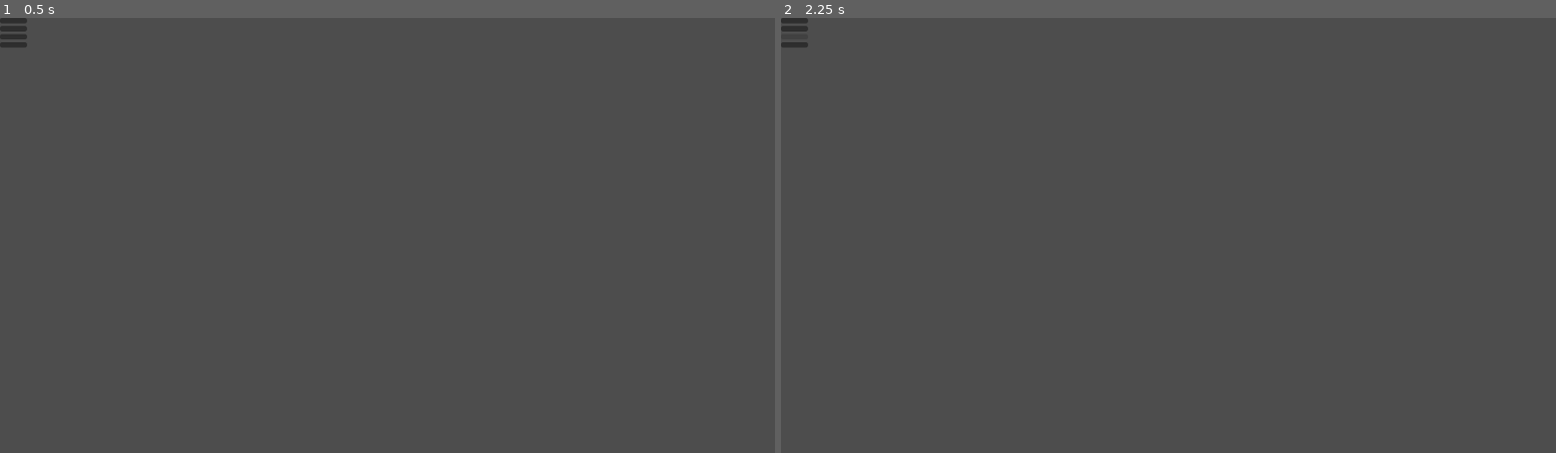
Above: before the commit, frames 1-2 (left to right).
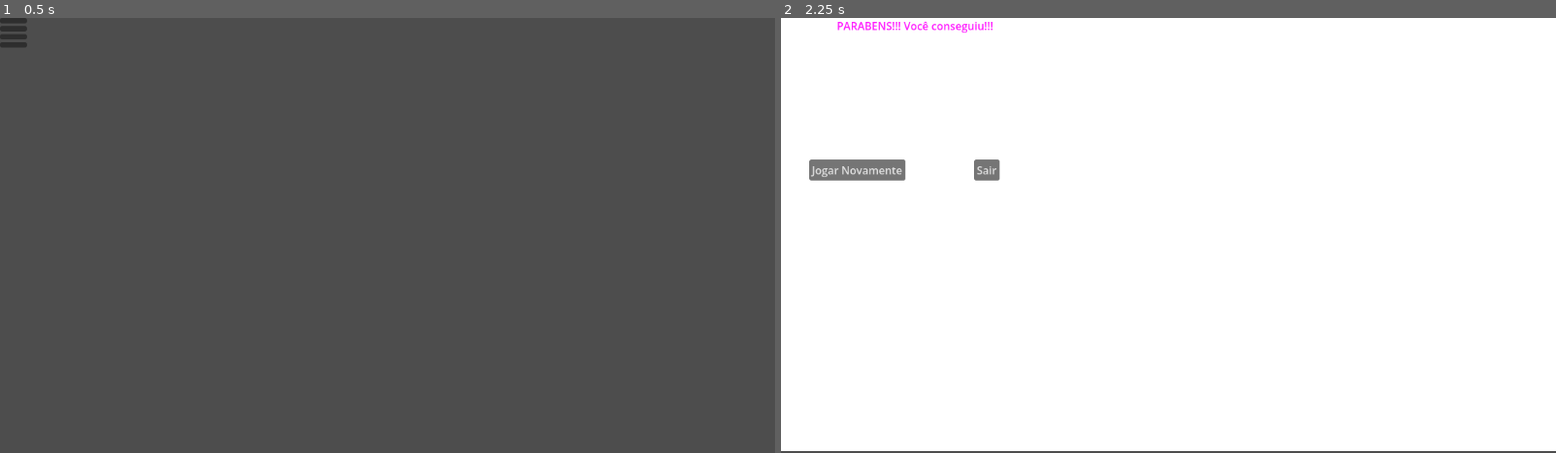
Above: after the commit, the same moments.

Repository: leomaia83/MaestroDasEmocoes
Game: Godot game, scene res://ajudas.tscn
Same seed, same stepped clock (60 frames per second), same inputs: the game is played once before the commit and once after it. This scene is started directly instead of the project's main scene.
Inputs (mouse positions are in pixels of both pictures, inside the frame that each line leads up to):
- Up to frame 1 (0.5 s): no input
- Up to frame 2 (2.25 s): click (796, 22) at 0.5 s; click (796, 26) at 1.27 s; click (796, 35) at 2.02 s

Frame 1 is identical in both runs. In frame 2, 100% of the frame differs, in the area x 0-100%, y 0-100%.

Commit message:
criação scripts novos minijogos

Diff:
--- a/Global.gd
+++ b/Global.gd
@@ -3,17 +3,18 @@
 var humor_do_dia : String = ""
 var motivo_do_humor : String = ""
 
-# Caminhos exatos das suas cenas
+# Caminhos básicos de interface
 const TELA_CHECKIN = "res://check_in_emocional.tscn"
 const TELA_CAUSAS = "res://causas_humor.tscn"
 const TELA_FEEDBACK = "res://tela_feedback.tscn"
 
-# As 5 cenas exclusivas para cada emoção
+# As 6 rotas exclusivas de minijogos (1 para cada emoção)
 const SCENE_BRAVO = "res://BotaoCalma.tscn"
 const SCENE_ASSUSTADO = "res://ritmo.tscn"
 const SCENE_TRISTE = "res://ajudas.tscn"
 const SCENE_CANSADO = "res://rotina.tscn"
 const SCENE_FELIZ = "res://memoria.tscn"
+const SCENE_ORGULHOSO = "res://termometro.tscn" # A nova emoção adicionada!
 
 const CAMINHO_LOG_CLINICO = "user://historico_emocional_terapeuta.txt"
 
@@ -23,7 +24,7 @@
 func definir_proximo_minijogo():
 	salvar_dados_no_historico()
 
-	# Faz o desvio exato baseado no botão clicado!
+	# Distribuição exata e inteligente para cada um dos 6 botões
 	match humor_do_dia:
 		"Bravo":
 			mudar_fase(SCENE_BRAVO)
@@ -35,6 +36,8 @@
 			mudar_fase(SCENE_CANSADO)
 		"Feliz", "Calmo", "Bem":
 			mudar_fase(SCENE_FELIZ)
+		"Orgulhoso":
+			mudar_fase(SCENE_ORGULHOSO)
 		_:
 			mudar_fase(SCENE_FELIZ)
 
--- /dev/null
+++ b/ajudas.gd
@@ -0,0 +1,18 @@
+extends Control
+
+# Certifique-se de ter botões chamados OpcaoAbraco, OpcaoDesenho, etc.
+@onready var container_opcoes = $VBoxContainer
+
+func _ready():
+	print("Missão de Empatia iniciada. Escolha o que pode ajudar!")
+	for botao in container_opcoes.get_children():
+		botao.pressed.connect(_on_opcao_escolhida.bind(botao.name))
+
+func _on_opcao_escolhida(nome_opcao):
+	print("A criança escolheu a solução: ", nome_opcao)
+	# Feedback visual de sucesso direto, validando a boa escolha
+	for b in container_opcoes.get_children():
+		b.disabled = true
+
+	await get_tree().create_timer(1.5).timeout
+	Global.mudar_fase(Global.TELA_FEEDBACK)
--- a/ajudas.tscn
+++ b/ajudas.tscn
@@ -1,10 +1,13 @@
 [gd_scene format=3 uid="uid://bm4f2c7q03ung"]
+
+[ext_resource type="Script" uid="uid://b7rypn5psw88p" path="res://ajudas.gd" id="1_is50i"]
 
 [node name="Ajudas" type="Control" unique_id=849480011]
 layout_mode = 3
 anchors_preset = 0
 offset_right = 40.0
 offset_bottom = 40.0
+script = ExtResource("1_is50i")
 
 [node name="TextureRect" type="TextureRect" parent="." unique_id=1316125654]
 layout_mode = 0
--- /dev/null
+++ b/memoria.gd
@@ -0,0 +1,46 @@
+extends Control
+
+@onready var grid_cartas = $GridContainer
+
+var primeira_carta : Button = null
+var segunda_carta : Button = null
+var pares_encontrados : int = 0
+const TOTAL_PARES : int = 4
+
+func _ready():
+	print("Jogo da Memória dos Sentimentos Iniciado.")
+	# Atribui o clique para todas as cartas no GridContainer
+	for carta in grid_cartas.get_children():
+		carta.pressed.connect(_on_carta_pressed.bind(carta))
+
+func _on_carta_pressed(carta: Button):
+	if primeira_carta == null:
+		primeira_carta = carta
+		carta.disabled = true # Revela a primeira
+	elif segunda_carta == null:
+		segunda_carta = carta
+		carta.disabled = true # Revela a segunda
+		_verificar_par()
+
+func _verificar_par():
+	# Usamos o prefixo do nome do botão na árvore para checar o par (Ex: "Feliz_1" e "Feliz_2")
+	var id1 = primeira_carta.name.split("_")[0]
+	var id2 = segunda_carta.name.split("_")[0]
+
+	if id1 == id2:
+		pares_encontrados += 1
+		primeira_carta.modulate = Color(0,1,0)
+		segunda_carta.modulate = Color(0,1,0)
+		primeira_carta = null
+		segunda_carta = null
+
+		if pares_encontrados >= TOTAL_PARES:
+			await get_tree().create_timer(1.0).timeout
+			Global.mudar_fase(Global.TELA_FEEDBACK)
+	else:
+		# Se errou, vira as cartas de volta escondendo-as
+		await get_tree().create_timer(1.0).timeout
+		primeira_carta.disabled = false
+		segunda_carta.disabled = false
+		primeira_carta = null
+		segunda_carta = null
--- a/memoria.tscn
+++ b/memoria.tscn
@@ -1,10 +1,13 @@
 [gd_scene format=3 uid="uid://bnjvij804w36n"]
+
+[ext_resource type="Script" uid="uid://bquqr2nl3126r" path="res://memoria.gd" id="1_ksueo"]
 
 [node name="Memoria" type="Control" unique_id=2105226285]
 layout_mode = 3
 anchors_preset = 0
 offset_right = 40.0
 offset_bottom = 40.0
+script = ExtResource("1_ksueo")
 
 [node name="GridContainer" type="GridContainer" parent="." unique_id=464133061]
 layout_mode = 0
--- /dev/null
+++ b/ritmo.gd
@@ -0,0 +1,34 @@
+extends Control
+
+@onready var container_botoes = $HBoxContainer
+@onready var timer_ritmo = $TempoRitmo
+
+var sequencia_botoes : Array = []
+var botao_ativo_atual : Button = null
+var acertos_necessarios : int = 4
+var total_acertos : int = 0
+
+func _ready():
+	sequencia_botoes = container_botoes.get_children()
+	for b in sequencia_botoes:
+		b.pressed.connect(_on_click.bind(b))
+		b.modulate = Color(0.6, 0.6, 0.6)
+	timer_ritmo.wait_time = 1.2
+	timer_ritmo.timeout.connect(alternar)
+	timer_ritmo.start()
+	alternar()
+
+func alternar():
+	if botao_ativo_atual != null:
+		botao_ativo_atual.modulate = Color(0.6, 0.6, 0.6)
+	botao_ativo_atual = sequencia_botoes.pick_random()
+	botao_ativo_atual.modulate = Color(1.5, 1.5, 1.5)
+
+func _on_click(b: Button):
+	if b == botao_ativo_atual:
+		total_acertos += 1
+		b.modulate = Color(0.0, 1.5, 0.0)
+		if total_acertos >= acertos_necessarios:
+			timer_ritmo.stop()
+			await get_tree().create_timer(1.0).timeout
+			Global.mudar_fase(Global.TELA_FEEDBACK)
--- a/ritmo.tscn
+++ b/ritmo.tscn
@@ -1,4 +1,6 @@
 [gd_scene format=3 uid="uid://drisxr7ua1oh4"]
+
+[ext_resource type="Script" uid="uid://cbn6j7enbvwov" path="res://ritmo.gd" id="1_xv2qi"]
 
 [node name="Ritmo" type="Control" unique_id=365014263]
 layout_mode = 3
@@ -7,6 +9,7 @@
 offset_top = 145.0
 offset_right = 224.0
 offset_bottom = 185.0
+script = ExtResource("1_xv2qi")
 
 [node name="HBoxContainer" type="HBoxContainer" parent="." unique_id=990438375]
 layout_mode = 0
--- /dev/null
+++ b/rotina.gd
@@ -0,0 +1,20 @@
+extends Control
+
+@onready var grid_tarefas = $GridContainer
+var ordem_cliques : Array = []
+const TOTAL_TAREFAS : int = 3
+
+func _ready():
+	print("Minijogo de Rotina iniciado.")
+	for botao in grid_tarefas.get_children():
+		botao.pressed.connect(_on_tarefa_concluida.bind(botao))
+
+func _on_tarefa_concluida(botao: Button):
+	if not ordem_cliques.has(botao):
+		ordem_cliques.append(botao)
+		botao.modulate = Color(0.5, 1.5, 0.5) # Fica verdinho marcando feito
+		botao.disabled = true
+
+		if ordem_cliques.size() >= TOTAL_TAREFAS:
+			await get_tree().create_timer(1.0).timeout
+			Global.mudar_fase(Global.TELA_FEEDBACK)
--- a/rotina.tscn
+++ b/rotina.tscn
@@ -1,10 +1,13 @@
 [gd_scene format=3 uid="uid://g3a8osar8kie"]
+
+[ext_resource type="Script" uid="uid://bwns7q4qorj4n" path="res://rotina.gd" id="1_j2x53"]
 
 [node name="Rotina" type="Control" unique_id=1095993502]
 layout_mode = 3
 anchors_preset = 0
 offset_right = 40.0
 offset_bottom = 40.0
+script = ExtResource("1_j2x53")
 
 [node name="GridContainer" type="GridContainer" parent="." unique_id=1063954177]
 layout_mode = 0
--- /dev/null
+++ b/termometro.gd
@@ -0,0 +1,17 @@
+extends Control
+
+@onready var container = $ContainerNiveis
+
+func _ready():
+	print("Minijogo do Termômetro iniciado. Escolha a intensidade!")
+	for botao in container.get_children():
+		botao.pressed.connect(_on_intensidade_escolhida.bind(botao.name))
+
+func _on_intensidade_escolhida(nivel):
+	print("A intensidade da emoção é: ", nivel)
+	# Desativa os botões para evitar cliques duplos
+	for b in container.get_children():
+		b.disabled = true
+
+	await get_tree().create_timer(1.2).timeout
+	Global.mudar_fase(Global.TELA_FEEDBACK)
--- a/termometro.tscn
+++ b/termometro.tscn
@@ -1,10 +1,13 @@
 [gd_scene format=3 uid="uid://de3c5vigicnr6"]
+
+[ext_resource type="Script" uid="uid://c2qwikiod06tn" path="res://termometro.gd" id="1_bwnwt"]
 
 [node name="Termometro" type="Control" unique_id=1737875902]
 layout_mode = 3
 anchors_preset = 0
 offset_right = 40.0
 offset_bottom = 40.0
+script = ExtResource("1_bwnwt")
 
 [node name="ContainerNiveis" type="VBoxContainer" parent="." unique_id=1998582273]
 layout_mode = 0
Not shown, added: ajudas.gd.uid
Not shown, added: memoria.gd.uid
Not shown, added: ritmo.gd.uid
Not shown, added: rotina.gd.uid
Not shown, added: termometro.gd.uid
